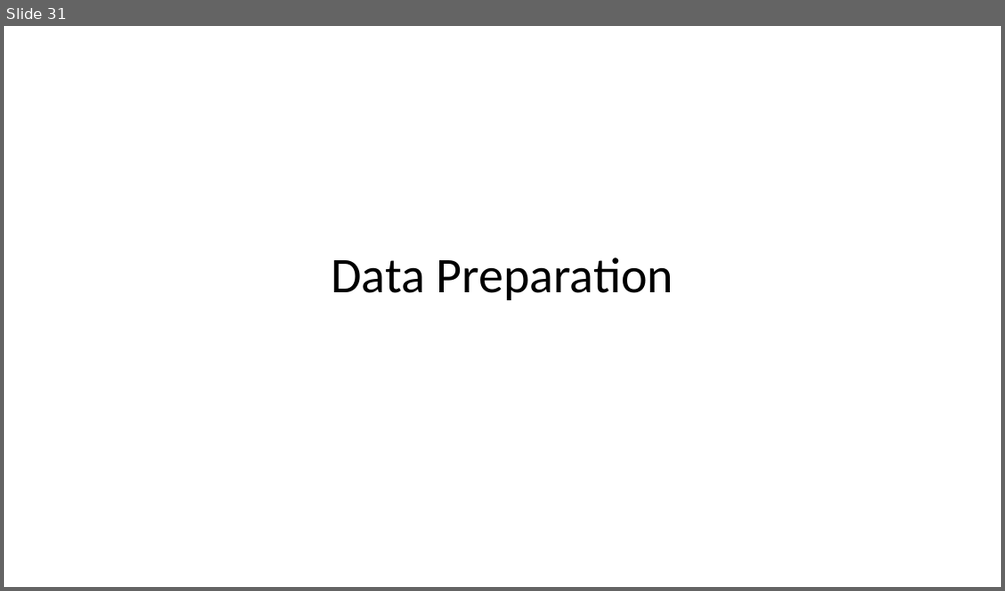
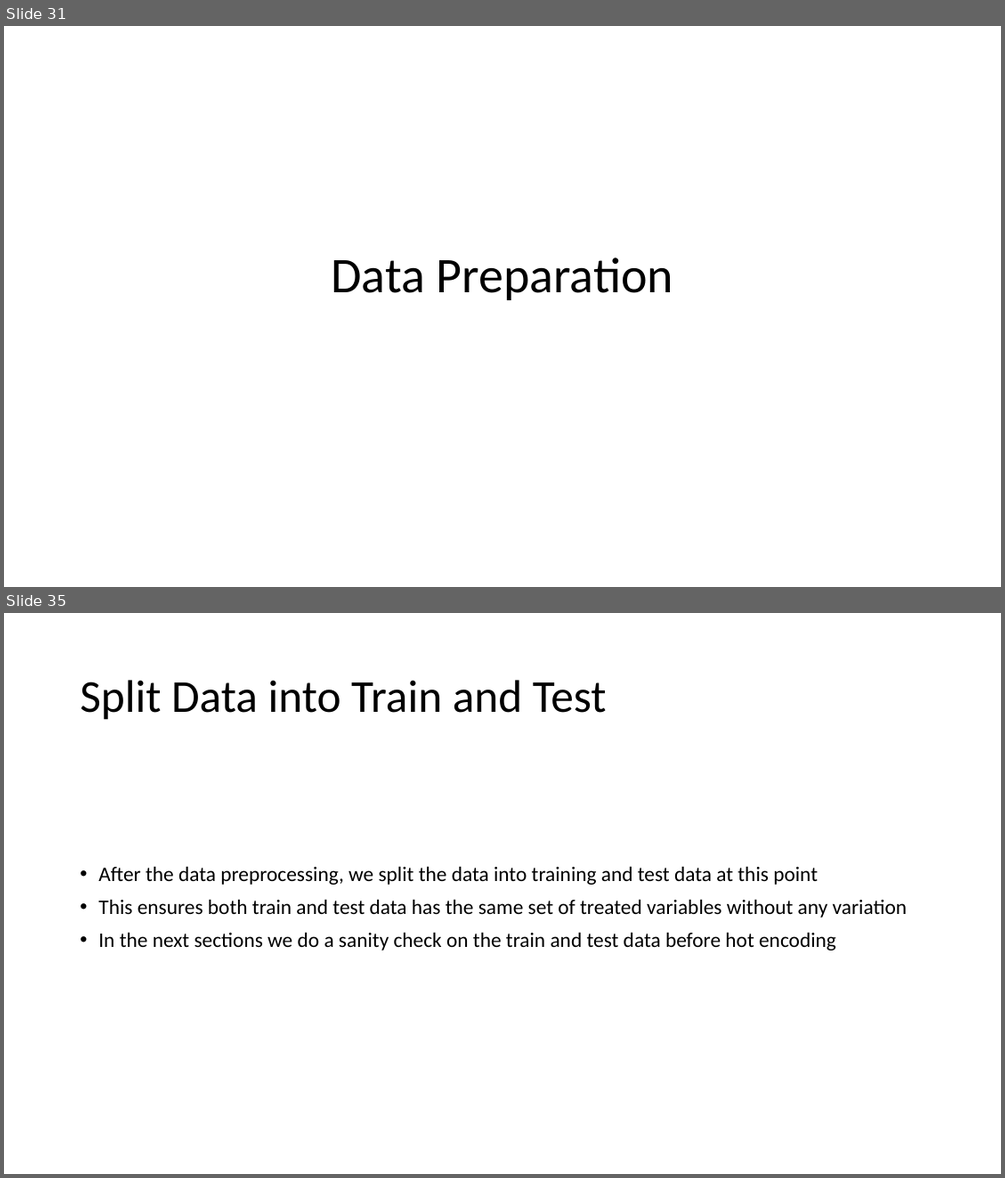
Before and after one commit to anoopungrd/sgh-advanced-analytics-big-data, a slide deck: semester-1/data-mining/project/documentation/Bank Marketing - Term Deposit Subscription.pptx. Shown one above the other, each under a label of ours: slide 31 before the commit, slides 31 and 35 after it; the slides between them are not shown. The pictures are 1005x591 and 1005x1178 pixels, drawn with LibreOffice and Linux fonts; fonts in the diff are those of the drawing. Boxes give left, top, right and bottom in pixels: in the first picture for what was removed or moved away, otherwise in the second. Text is boxed around its words. In the diff, an @@ line names an element or a change of style, - is before the commit and + after.

Commit message:
Added the data set and made code changes to final code file.

```diff
--- a/semester-1/data-mining/project/documentation/Bank Marketing - Term Deposit Subscription.pptx
+++ b/semester-1/data-mining/project/documentation/Bank Marketing - Term Deposit Subscription.pptx
@@ slide 35 added at [4,613,1001,1174], background #FFFFFF @@
@@ title added at [80,680,607,720], 44 pt, text #000000 @@
+Split Data into Train and Test
@@ text added at [98,866,906,950], 20 pt, text #000000 @@
+• After the data preprocessing, we split the data into training and test data at this point
+• This ensures both train and test data has the same set of treated variables without any variation
+• In the next sections we do a sanity check on the train and test data before hot encoding
```
Also in this commit, not shown: 22 slides changed, 19 other slides added, 11 other files.
